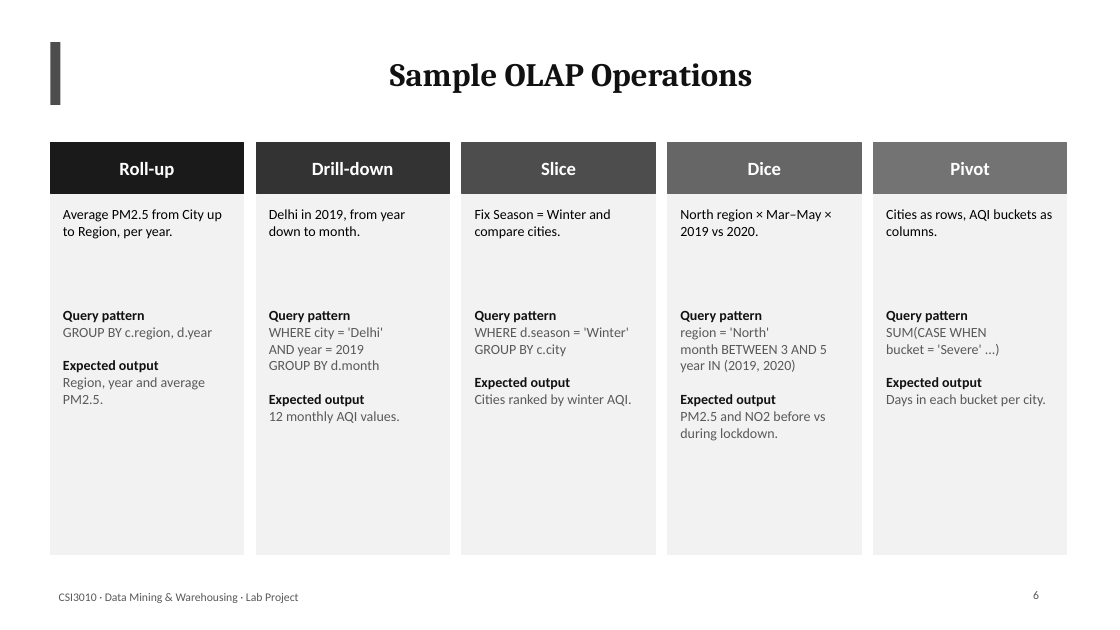
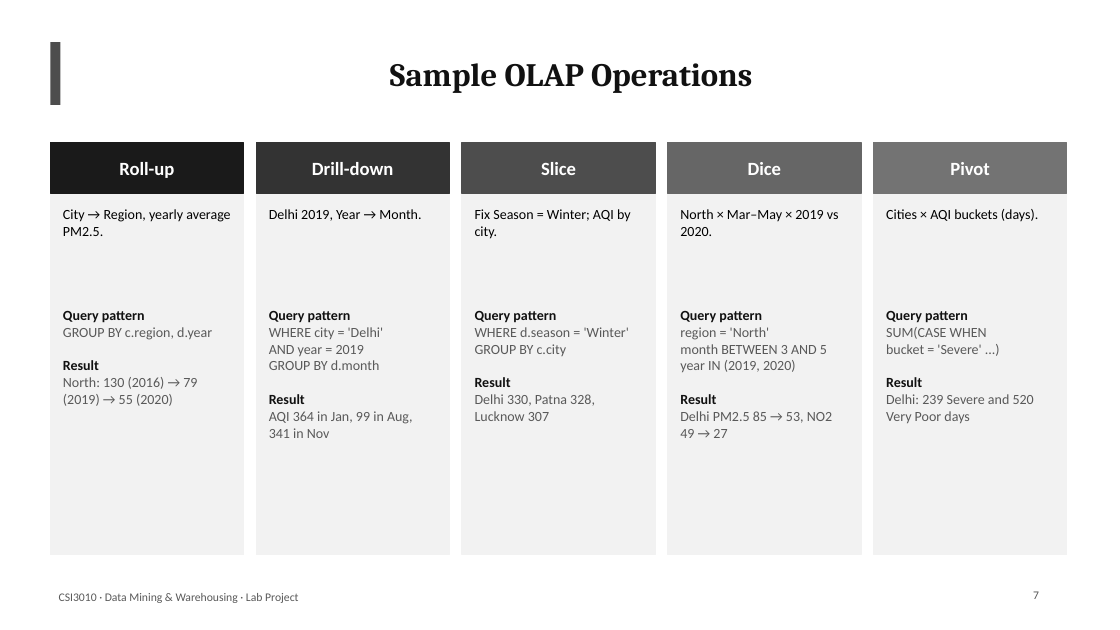
Before and after one commit to StutiArya2/breathing-cities-dwdm, a slide deck: slide 7 of docs/Breathing_Cities_DWDM.pptx (slide 6 before the commit). Drawn at 1120x630 pixels with LibreOffice and Linux fonts; fonts in the diff are those of the drawing. Boxes give left, top, right and bottom in pixels: in the first picture for what was removed or moved away, otherwise in the second. Text is boxed around its words. In the diff, an @@ line names an element or a change of style, - is before the commit and + after.

Commit message:
Real-data pipeline: weather source, fact constellation, experiments
- Add Open-Meteo weather as a second source (fact_weather, dim_weather_condition)
  and station-level drill-down (fact_station_air_quality, dim_station)
- Flag Ahmedabad's faulty CO sensor; cap AQI at 500
- New OLAP queries: station drill-down, weather dice, drill-across
- Classification vs persistence baseline with SHAP; context and co-pollution rules;
  weather-adjusted forecasting; lockdown and Diwali counterfactuals with placebo
- 10-tab dashboard, run_all.py, rewritten README and 20-slide deck with results

```diff
--- a/docs/Breathing_Cities_DWDM.pptx
+++ b/docs/Breathing_Cities_DWDM.pptx
@@ text at <box>63,209,230,236</box>: text changed @@
-Average PM2.5 from City up to Region, per year.
+City → Region, yearly average PM2.5.
@@ text at <box>269,209,421,221</box>: text changed @@
-Delhi in 2019, from year down to month.
+Delhi 2019, Year → Month.
@@ text at <box>475,209,631,239</box>: text changed @@
-Fix Season = Winter and compare cities.
+Fix Season = Winter; AQI by city.
@@ text at <box>680,209,839,236</box>: text changed @@
-North region × Mar–May × 2019 vs 2020.
+North × Mar–May × 2019 vs 2020.
@@ text at <box>886,209,1038,222</box>: text changed @@
-Cities as rows, AQI buckets as columns.
+Cities × AQI buckets (days).
@@ text at <box>63,360,197,406</box>: text changed @@
-Expected output
-Region, year and average PM2.5.
+Result
+North: 130 (2016) → 79 (2019) → 55 (2020)
@@ text at <box>475,377,595,421</box>: text changed @@
-Expected output
-Cities ranked by winter AQI.
+Result
+Delhi 330, Patna 328, Lucknow 307
@@ text at <box>886,377,1034,423</box>: text changed @@
-Expected output
-Days in each bucket per city.
+Result
+Delhi: 239 Severe and 520 Very Poor days
@@ text at <box>269,394,413,438</box>: text changed @@
-Expected output
-12 monthly AQI values.
+Result
+AQI 364 in Jan, 99 in Aug, 341 in Nov
@@ text at <box>680,394,832,438</box>: text changed @@
-Expected output
-PM2.5 and NO2 before vs during lockdown.
+Result
+Delhi PM2.5 85 → 53, NO2 49 → 27
@@ page number at <box>1033,591,1039,599</box>: text changed @@
-6
+7
```
Also in this commit, not shown: 9 other slides changed, 9 slides added, 18 other files.
